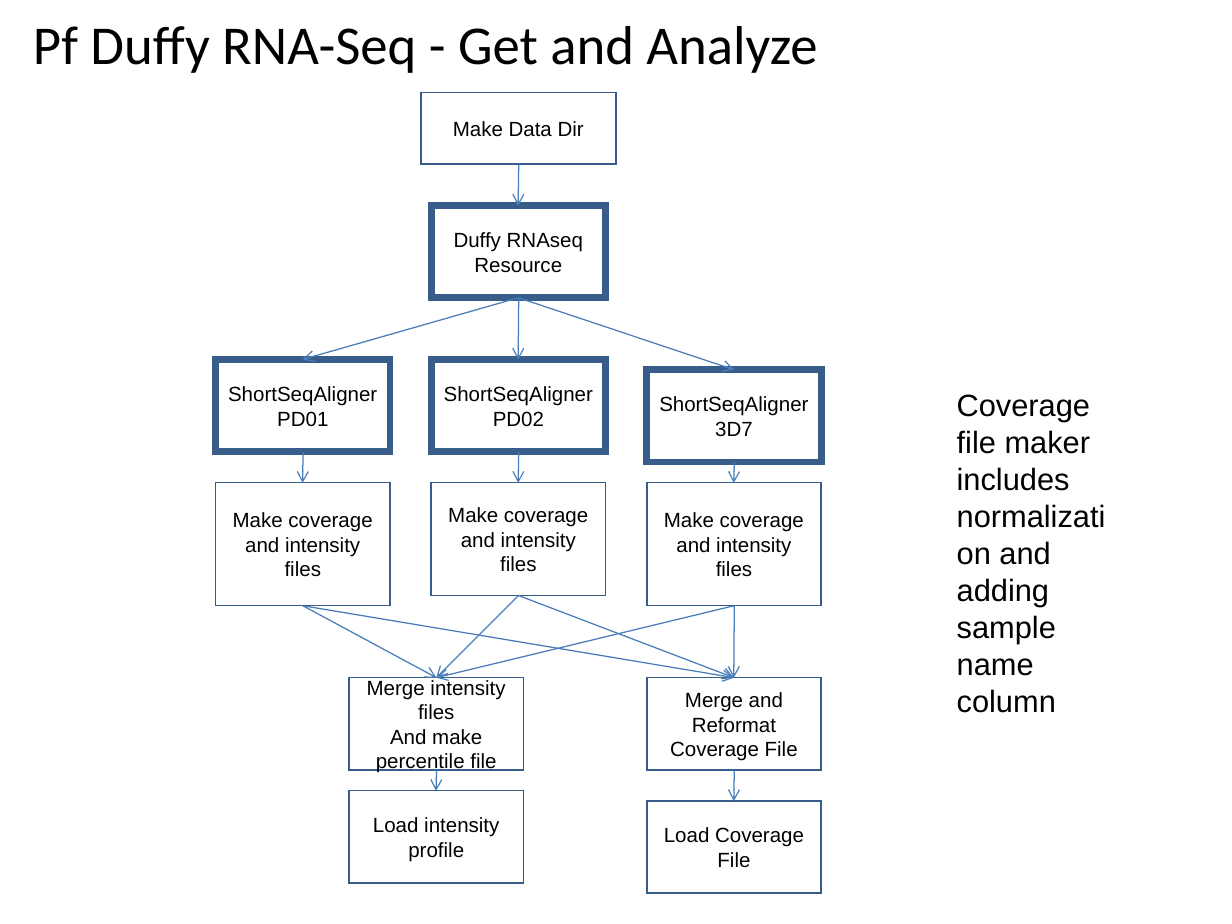
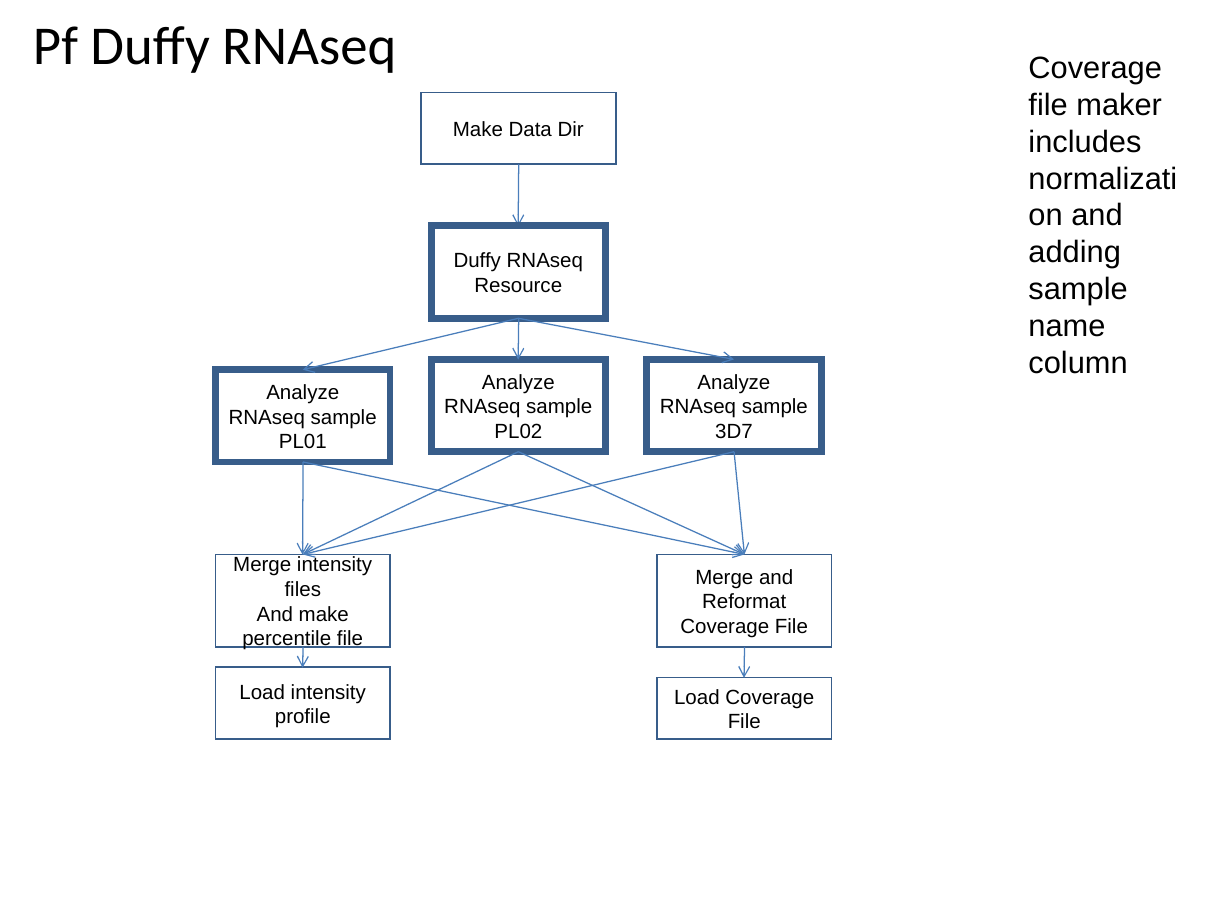
Before and after one commit to VEuPathDB/ApiCommonWorkflow, a slide deck: slide 18 of Main/doc/IntegratedWorkflow.ppt. Drawn at 1232x924 pixels with LibreOffice and Linux fonts; fonts in the diff are those of the drawing. Boxes give left, top, right and bottom in pixels: in the first picture for what was removed or moved away, otherwise in the second. Text is boxed around its words. In the diff, an @@ line names an element or a change of style, - is before the commit and + after.

```diff
--- a/Main/doc/IntegratedWorkflow.ppt
+++ b/Main/doc/IntegratedWorkflow.ppt
@@ title at [33, 26, 396, 73]: text changed @@
-Pf Duffy RNA-Seq - Get and Analyze
+Pf Duffy RNAseq
@@ text "Coverage file maker includes normalization ...": place and size @@
-text "Coverage file maker includes normalization ..." at [957, 394, 1091, 713]
+text "Coverage file maker includes normalization ..." at [1028, 56, 1162, 374]
@@ arrow moved from (519, 164) - (519, 206) to (519, 165) - (519, 227) @@
@@ rectangle "Duffy RNAseq Resource": place and size @@
-rectangle "Duffy RNAseq Resource" at [431, 206, 606, 298]
+rectangle "Duffy RNAseq Resource" at [431, 225, 606, 318]
@@ arrow moved from (519, 298) - (303, 360) to (519, 318) - (303, 370) @@
@@ arrow moved from (519, 298) - (734, 370) to (519, 318) - (734, 360) @@
@@ arrow moved from (519, 298) - (519, 360) to (519, 318) - (519, 360) @@
@@ rectangle removed at [216, 360, 391, 452] @@
-ShortSeqAligner
-PD01
@@ rectangle added at [216, 370, 391, 462], outline #385D8A 4 pt, 12 pt, text #000000 @@
+Analyze RNAseq sample
+PL01
@@ text in rectangle at [444, 374, 592, 439]: text changed @@
-ShortSeqAligner
-PD02
+Analyze RNAseq sample
+PL02
@@ rectangle "Analyze RNAseq sample": place and size @@
-rectangle "Analyze RNAseq sample" at [647, 370, 822, 462]
+rectangle "Analyze RNAseq sample" at [647, 360, 822, 452]
@@ text in rectangle at [660, 374, 808, 418]: text changed @@
-ShortSeqAligner
+Analyze RNAseq sample
@@ arrow moved from (303, 606) - (734, 678) to (303, 462) - (744, 554) @@
@@ arrow moved from (303, 452) - (303, 483) to (303, 462) - (303, 554) @@
@@ arrow moved from (519, 452) - (519, 483) to (734, 452) - (303, 554) @@
@@ arrow moved from (303, 606) - (436, 678) to (519, 452) - (303, 554) @@
@@ arrow moved from (519, 595) - (734, 678) to (519, 452) - (744, 554) @@
@@ arrow moved from (734, 462) - (734, 483) to (734, 452) - (744, 554) @@
@@ rectangle removed at [216, 483, 391, 606] @@
-Make coverage and intensity
-files
@@ rectangle removed at [431, 483, 606, 596] @@
-Make coverage and intensity files
@@ rectangle removed at [647, 483, 822, 606] @@
-Make coverage and intensity files
@@ rectangle "Merge intensity files": place and size @@
-rectangle "Merge intensity files" at [349, 678, 524, 770]
+rectangle "Merge intensity files" at [216, 554, 391, 647]
@@ rectangle "Merge and Reformat Coverage File": place and size @@
-rectangle "Merge and Reformat Coverage File" at [647, 678, 822, 770]
+rectangle "Merge and Reformat Coverage File" at [657, 554, 832, 647]
@@ arrow removed from (519, 595) to (436, 678) @@
@@ arrow removed from (734, 606) to (436, 678) @@
@@ arrow removed from (734, 606) to (734, 678) @@
@@ arrow moved from (436, 770) - (436, 791) to (303, 647) - (303, 668) @@
@@ arrow moved from (734, 770) - (734, 801) to (744, 647) - (744, 678) @@
@@ rectangle "Load intensity profile": place and size @@
-rectangle "Load intensity profile" at [349, 791, 524, 883]
+rectangle "Load intensity profile" at [216, 668, 391, 739]
@@ rectangle "Load Coverage File": place and size @@
-rectangle "Load Coverage File" at [647, 801, 822, 893]
+rectangle "Load Coverage File" at [657, 678, 832, 739]
```
Also in this commit, not shown: 5 other slides changed, 1 slide added, 2 other files.
